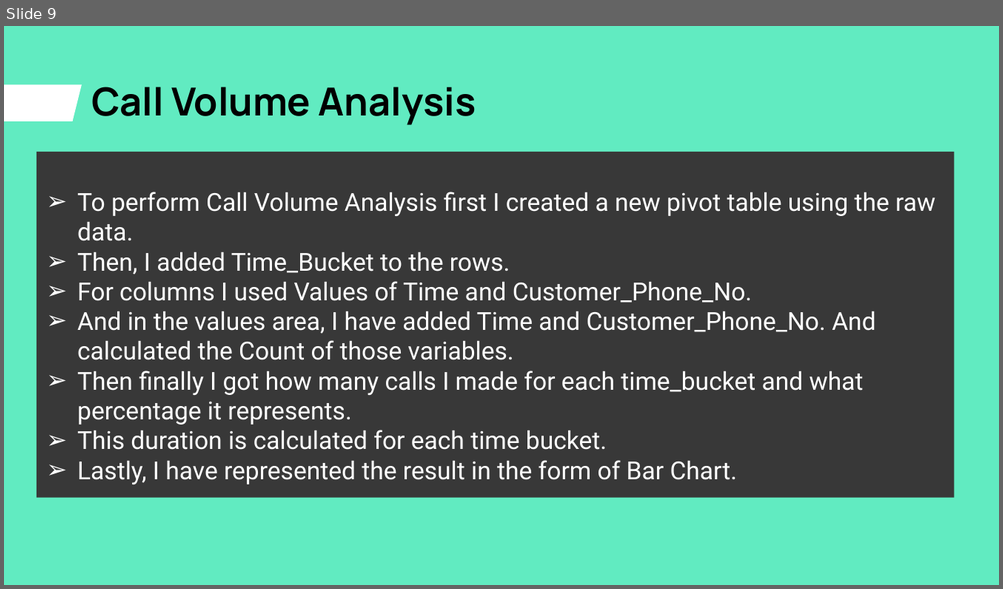
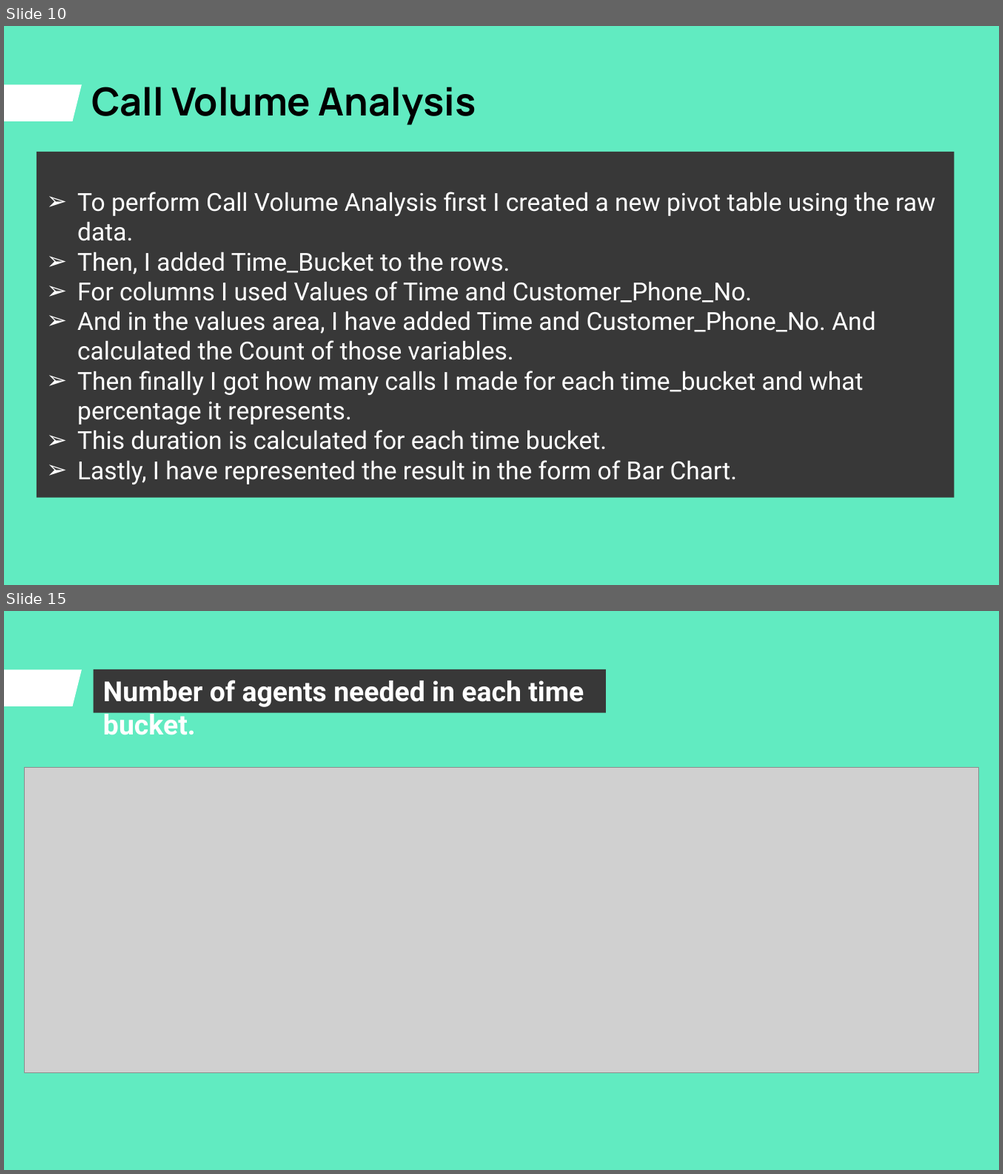
Before and after one commit to ShindeYash/ABC_Call_Volume_Trend, a slide deck: Call_Volume_Trend_Analysis_Report.pptx. Shown one above the other, each under a label of ours: slide 9 before the commit, slides 10 and 15 after it; the slides between them are not shown. The pictures are 1003x589 and 1003x1174 pixels, drawn with LibreOffice and Linux fonts; fonts in the diff are those of the drawing; grey boxes stand for pictures. Boxes give left, top, right and bottom in pixels: in the first picture for what was removed or moved away, otherwise in the second. Text is boxed around its words. In the diff, an @@ line names an element or a change of style, - is before the commit and + after.

```diff
--- a/Call_Volume_Trend_Analysis_Report.pptx
+++ b/Call_Volume_Trend_Analysis_Report.pptx
@@ slide 15 added at bbox=[4, 611, 999, 1170], background #61EBC1; not listed: 1 template element that a slide beside it also shows @@
@@ rectangle added at bbox=[94, 669, 606, 713], fill #383838, 20 pt, text #FFFFFF, bold @@
+Number of agents needed in each time bucket.
@@ picture added at bbox=[24, 767, 979, 1073] @@
@@ what was slide 9 is now slide 10 @@
```
Also in this commit, not shown: 4 slides changed, 6 other slides added, 6 slides removed, 5 other files.
